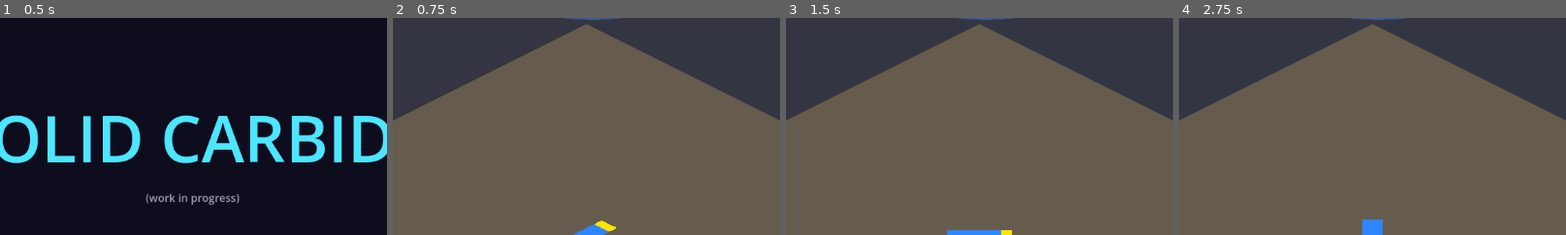
Above: before the commit, frames 1-4 (left to right).
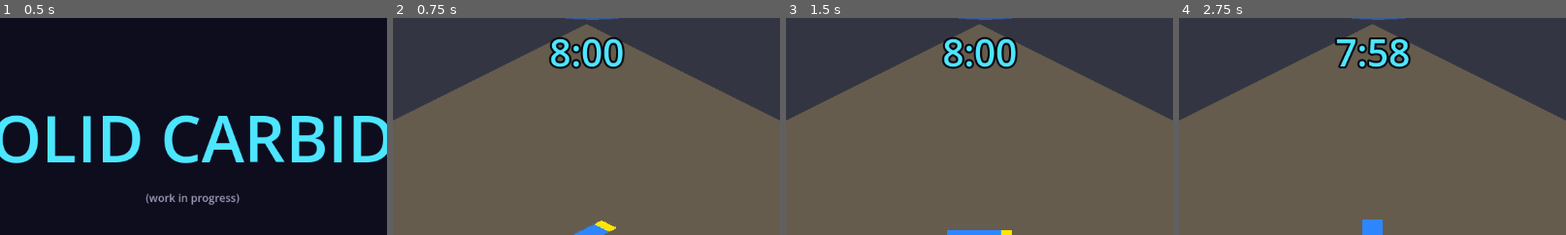
Above: after the commit, the same moments.

Repository: akyrat/solid-carbide-game
Game: Godot game, scene res://scenes/game/game.tscn
The game is run twice, just before and just after one commit, with the same random seed, the same clock (stepped at 60 frames per second) and the same inputs.
Inputs (mouse positions are % of the whole screen's width and height, from its top left):
- Up to frame 1 (0.5 s): no input
- Up to frame 2 (0.75 s): click "Start" at 0.5 s
- Up to frame 3 (1.5 s): tap Enter at 1.25 s; move the mouse to (72, 45) at 1.27 s; hold D (car_steer_right) from 1.28 s (still down); tap Tab (toggle_tuning_panel) at 1.35 s; click (72, 45) at 1.42 s
- Up to frame 4 (2.75 s): release D (car_steer_right) at 2 s; drag from (30, 55) to (45, 70) at 2.02 s
The pictures show only the part of the screen within x 25-75%, y 0-50%; the shares and areas given below are measured in that part.

Frame 1 is identical in both runs. In frame 2, 2.1% of the frame differs, in the area x 40-60%, y 8-24%; in frame 3, 2.1%; in frame 4, 2.0%.

Commit message:
T-090: HUD with the run timer, shown in every run; tests, docs, result notes
Co-Authored-By: Claude Sonnet 5.5 <noreply@anthropic.com>
Claude-Session: https://claude.ai/code/session_01BsKNceX51zuzG83VBfecS3

Diff:
--- /dev/null
+++ b/game/scenes/hud/hud.tscn
@@ -0,0 +1,6 @@
+[gd_scene load_steps=2 format=3]
+
+[ext_resource type="Script" path="res://scripts/hud/hud.gd" id="1_hud"]
+
+[node name="Hud" type="CanvasLayer"]
+script = ExtResource("1_hud")
--- /dev/null
+++ b/game/scripts/hud/hud.gd
@@ -0,0 +1,40 @@
+class_name Hud
+extends CanvasLayer
+## The run's HUD (task T-090). For now it shows only the run timer; the rest
+## of the HUD (T-049) is added to this scene. The HUD only shows values: the
+## run state owns the time (`time_left_changed`, `time_left_text()`).
+
+const TIMER_FONT_SIZE := 56
+const TIMER_COLOR := Color(0.3, 0.9, 1.0)
+
+var timer_label: Label
+var _state: RunState
+
+
+func _ready() -> void:
+	layer = 10
+	timer_label = Label.new()
+	timer_label.name = "Timer"
+	timer_label.text = "8:00"
+	timer_label.horizontal_alignment = HORIZONTAL_ALIGNMENT_CENTER
+	timer_label.add_theme_font_size_override("font_size", TIMER_FONT_SIZE)
+	timer_label.add_theme_color_override("font_color", TIMER_COLOR)
+	timer_label.add_theme_color_override("font_outline_color", Color(0.03, 0.03, 0.06))
+	timer_label.add_theme_constant_override("outline_size", 12)
+	timer_label.set_anchors_preset(Control.PRESET_CENTER_TOP)
+	timer_label.grow_horizontal = Control.GROW_DIRECTION_BOTH
+	timer_label.offset_top = 12
+	add_child(timer_label)
+
+
+## Shows the given run state's time, and follows it from now on.
+func bind(state: RunState) -> void:
+	if _state != null and _state.time_left_changed.is_connected(_on_time_left_changed):
+		_state.time_left_changed.disconnect(_on_time_left_changed)
+	_state = state
+	_state.time_left_changed.connect(_on_time_left_changed)
+	timer_label.text = _state.time_left_text()
+
+
+func _on_time_left_changed(_seconds_left: float) -> void:
+	timer_label.text = _state.time_left_text()
--- a/game/scripts/run/run.gd
+++ b/game/scripts/run/run.gd
@@ -16,6 +16,7 @@
 const CarScript := preload("res://scripts/driving/car.gd")
 const CarSpriteScript := preload("res://scripts/driving/car_sprite.gd")
 const RunStateScript := preload("res://scripts/run/run_state.gd")
+const HudScene := preload("res://scenes/hud/hud.tscn")
 
 ## Same 2:1 isometric projection as the drift prototype and the map.
 const ISO_TRANSFORM := Transform2D(Vector2(1.0, 0.5), Vector2(-1.0, 0.5), Vector2.ZERO)
@@ -34,6 +35,7 @@
 signal world_rebuilt
 
 var state: RunState
+var hud: Hud
 var map: Node2D
 var physics_world: Node2D
 var car: CharacterBody2D
@@ -77,6 +79,10 @@
 	state.name = "RunState"
 	state.add_to_group("run_state")
 	add_child(state)
+
+	hud = HudScene.instantiate()
+	add_child(hud)
+	hud.bind(state)
 
 	get_viewport().size_changed.connect(_apply_zoom)
 	_apply_zoom()
--- /dev/null
+++ b/game/tests/unit/hud/test_hud_timer.gd
@@ -0,0 +1,67 @@
+extends GutTest
+## Task T-090: the HUD shows the run timer as M:SS and stops while paused.
+
+const RUN := preload("res://scenes/run/run.tscn")
+
+
+func after_each() -> void:
+	get_tree().paused = false
+
+
+func _run() -> Node2D:
+	var r: Node2D = RUN.instantiate()
+	add_child_autofree(r)
+	return r
+
+
+func test_hud_is_in_the_run_and_starts_at_8_00() -> void:
+	var r := _run()
+	assert_not_null(r.hud)
+	assert_eq(r.hud.timer_label.text, "8:00")
+
+
+func test_timer_follows_the_run_from_8_00_to_0_00() -> void:
+	var r := _run()
+	var cases := {480.0: "8:00", 479.5: "8:00", 420.0: "7:00", 419.0: "6:59", 61.0: "1:01",
+		60.0: "1:00", 9.0: "0:09", 1.0: "0:01", 0.4: "0:01", 0.0: "0:00"}
+	for left in cases:
+		r.state.advance(r.state.time_left - left)
+		assert_eq(r.hud.timer_label.text, cases[left], "time left %s" % left)
+	assert_eq(r.hud.timer_label.text, r.state.time_left_text())
+
+
+func test_timer_resets_with_a_fresh_run() -> void:
+	var r := _run()
+	r.state.advance(100.0)
+	assert_ne(r.hud.timer_label.text, "8:00")
+	r.start_run()
+	assert_eq(r.hud.timer_label.text, "8:00")
+
+
+func test_timer_stops_while_paused() -> void:
+	var r := _run()
+	await wait_process_frames(10)
+	assert_lt(r.state.time_left, 480.0, "the clock runs while not paused")
+	assert_eq(r.hud.timer_label.text, r.state.time_left_text())
+	get_tree().paused = true
+	var frozen: float = r.state.time_left
+	var shown: String = r.hud.timer_label.text
+	await wait_process_frames(30)
+	assert_eq(r.state.time_left, frozen, "paused: the clock does not move")
+	assert_eq(r.hud.timer_label.text, shown, "paused: the timer does not move")
+	get_tree().paused = false
+	r.state.advance(2.0)
+	assert_ne(r.hud.timer_label.text, shown, "unpaused: it runs again")
+
+
+func test_timer_shows_in_a_run_started_from_the_main_menu() -> void:
+	var game: Node = load("res://scenes/game/game.tscn").instantiate()
+	game.quit_game = func(): pass
+	add_child_autofree(game)
+	game.menu.start_button.pressed.emit()
+	await wait_process_frames(2)
+	var hud: Hud = game.run.hud
+	assert_not_null(hud)
+	assert_true(hud.is_inside_tree() and hud.timer_label.is_visible_in_tree())
+	game.run.state.advance(125.0)
+	assert_eq(hud.timer_label.text, "5:55")
Not shown, added: game/scripts/hud/hud.gd.uid
Not shown, added: game/tests/unit/hud/test_hud_timer.gd.uid
Not shown, changed: docs/hud-and-menus.md
Not shown, changed: game/README.md
Not shown, changed: tasks/T-090-hud-timer.md
